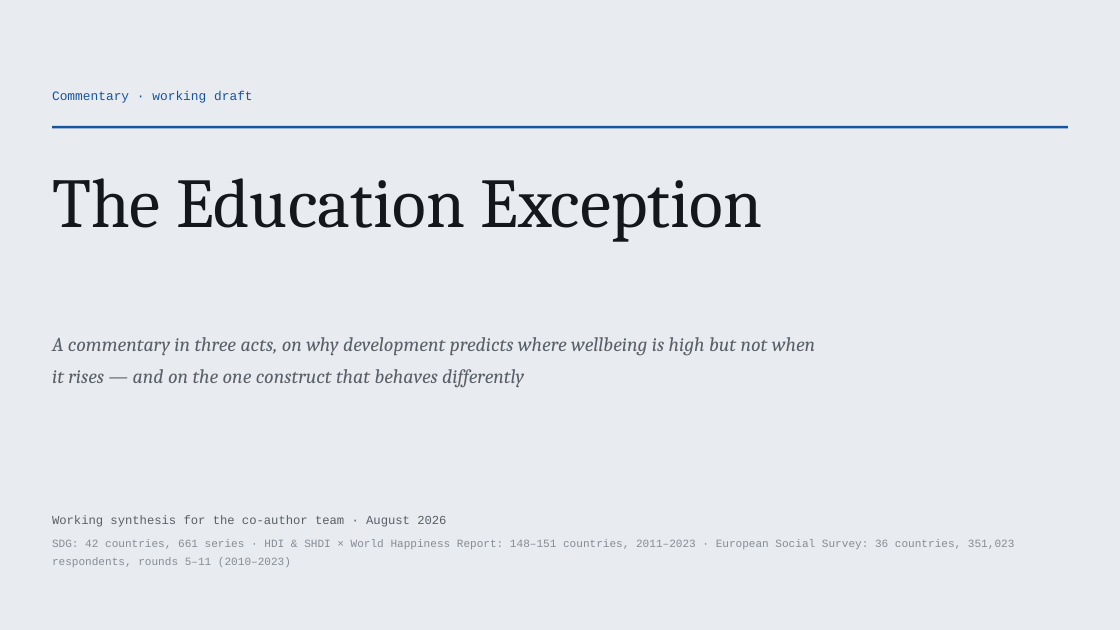
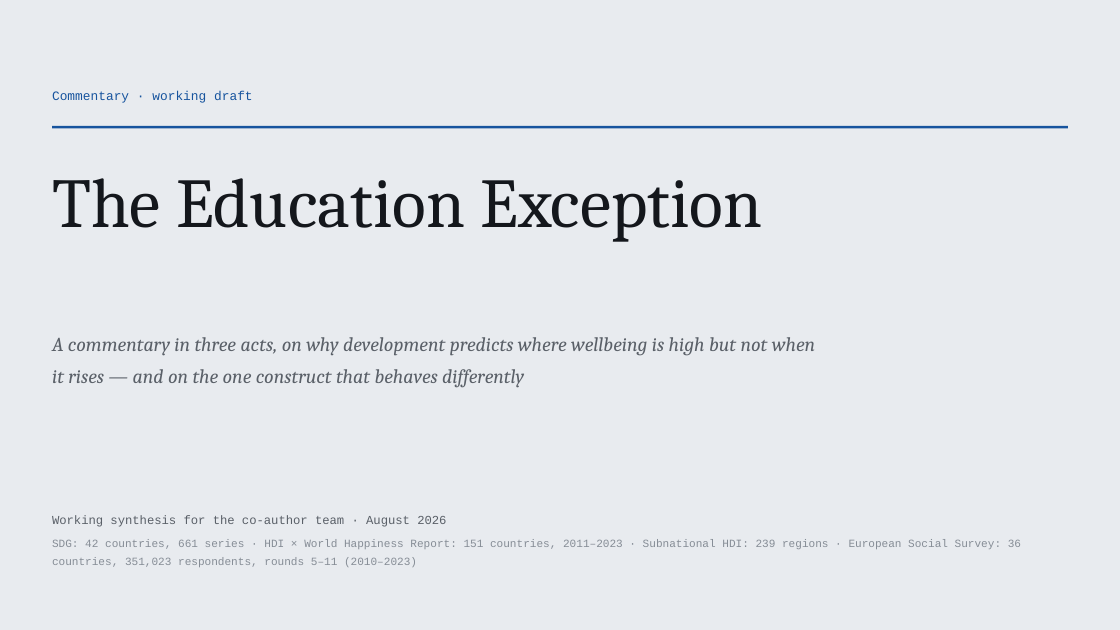
Before and after one commit to cwejnert/HDI-Happiness, a slide deck: slide 1 of deck/The_Education_Exception.pptx. Drawn at 1120x630 pixels with LibreOffice and Linux fonts; fonts in the diff are those of the drawing. Boxes give left, top, right and bottom in pixels: in the first picture for what was removed or moved away, otherwise in the second. Text is boxed around its words. In the diff, an @@ line names an element or a change of style, - is before the commit and + after.

```diff
--- a/deck/The_Education_Exception.pptx
+++ b/deck/The_Education_Exception.pptx
@@ text at (52,540,1021,567): text changed @@
-SDG: 42 countries, 661 series · HDI & SHDI × World Happiness Report: 148–151 countries, 2011–2023 · European Social Survey: 36 countries, 351,023 respondents, rounds 5–11 (2010–2023)
+SDG: 42 countries, 661 series · HDI × World Happiness Report: 151 countries, 2011–2023 · Subnational HDI: 239 regions · European Social Survey: 36 countries, 351,023 respondents, rounds 5–11 (2010–2023)
```
Also in this commit, not shown: 9 other slides changed, 32 other files.
